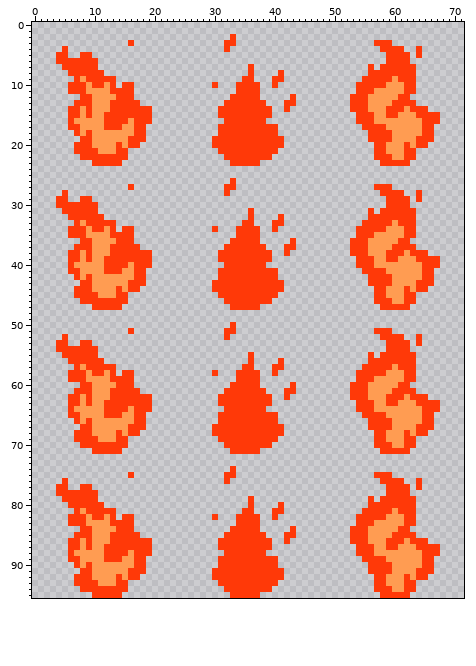
Sprite sheet, stored at Pokemon Brown 3D/Content/Textures/NPC/Flame.png. The picture above is the old version.
The file is 72x96 pixels.
The result:
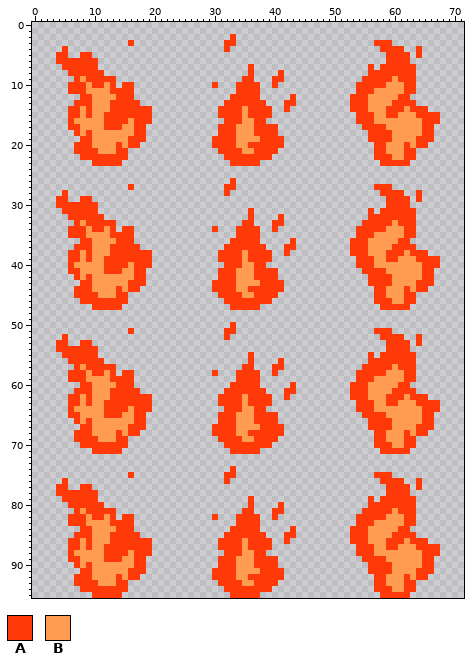
Palette (. is transparent): A #ff3908  B #ff9c52
Edits made:
Changed rows in their new state; - is an unchanged pixel.
first column x 34:
14 -B--
15 -B--
16 -BB-
17 BBB-
18 BBB-
19 BBBB
20 BB--
21 -BB-
first column x 34:
38 -B--
39 -B--
40 -BB-
41 BBB-
42 BBB-
43 BBBB
44 BB--
45 -BB-
first column x 34:
62 -B--
63 -B--
64 -BB-
65 BBB-
66 BBB-
67 BBBB
68 BB--
69 -BB-
first column x 34:
86 -B--
87 -B--
88 -BB-
89 BBB-
90 BBB-
91 BBBB
92 BB--
93 -BB-
Pixel boxes of the changes (left, top, right, bottom) in both pictures:
changed: (236, 106, 260, 154)
changed: (236, 250, 260, 298)
changed: (236, 394, 260, 442)
changed: (236, 538, 260, 586)
